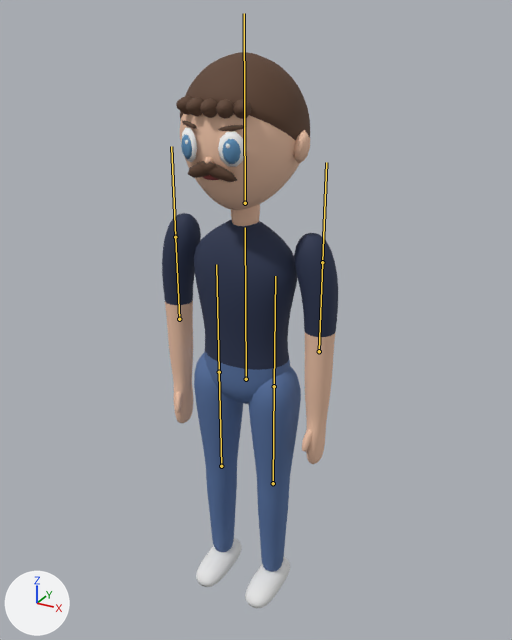
The glTF model models/trainers/george.glb: old version first, new version second.
One viewpoint serves both versions: a 50 mm lens placed at (0.992, -1.74, 1.894), pointed at (-0.033, 0.124, 0.962). The lights are fixed; the arrows at lower left show +X, +Y and +Z. The picture after the commit comes second. The bones that bend it are drawn over the model as lines.

Names of what the first picture shows: 'george'.
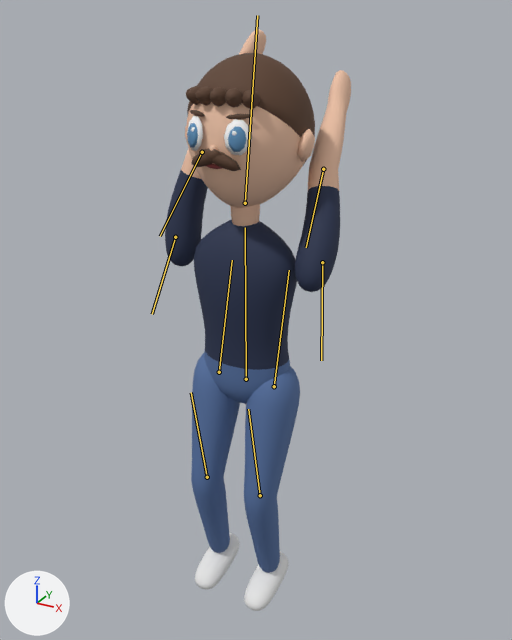
The newer file adds an action. The first version stands in its rest pose; the second is drawn at frame 0 of the action 'Cheer'.

Scene script edits in JSON lines:
```json
{"block": "bone_hipl", "where": "bone_hipl = bpy.data.objects['trainer'].pose.bones['hipL']  # child of 'hips'"}
{"op": "set", "path": "bone_hipl.rotation_quaternion", "old": "(1.0, 0.0, 0.0, 0.0)", "new": "(0.992, -0.125, 0.0, 0.0)", "note": "degrees (0, 0, 0) -> degrees (-14, 0, 0)"}
{"block": "bone_kneel", "where": "bone_kneel = bpy.data.objects['trainer'].pose.bones['kneeL']  # child of 'hipL'"}
{"op": "set", "path": "bone_kneel.rotation_quaternion", "old": "(1.0, 0.0, 0.0, 0.0)", "new": "(0.975, 0.223, 0.0, 0.0)", "note": "degrees (0, 0, 0) -> degrees (26, 0, 0)"}
{"block": "bone_hipr", "where": "bone_hipr = bpy.data.objects['trainer'].pose.bones['hipR']  # child of 'hips'"}
{"op": "set", "path": "bone_hipr.rotation_quaternion", "old": "(1.0, 0.0, 0.0, 0.0)", "new": "(0.992, -0.125, 0.0, 0.0)", "note": "degrees (0, 0, 0) -> degrees (-14, 0, 0)"}
{"block": "bone_kneer", "where": "bone_kneer = bpy.data.objects['trainer'].pose.bones['kneeR']  # child of 'hipR'"}
{"op": "set", "path": "bone_kneer.rotation_quaternion", "old": "(1.0, 0.0, 0.0, 0.0)", "new": "(0.975, 0.223, 0.0, 0.0)", "note": "degrees (0, 0, 0) -> degrees (26, 0, 0)"}
{"block": "bone_head", "where": "bone_head = bpy.data.objects['trainer'].pose.bones['head']  # child of 'torso'"}
{"op": "set", "path": "bone_head.rotation_quaternion", "old": "(1.0, 0.0, 0.0, 0.0)", "new": "(0.997, -0.075, 0.0, 0.0)", "note": "degrees (0, 0, 0) -> degrees (-9, 0, 0)"}
{"block": "bone_shoulderl", "where": "bone_shoulderl = bpy.data.objects['trainer'].pose.bones['shoulderL']  # child of 'torso'"}
{"op": "set", "path": "bone_shoulderl.rotation_quaternion", "old": "(1.0, 0.0, 0.0, 0.0)", "new": "(0.07, 0.986, -0.149, -0.011)", "note": "degrees (0, 0, 0) -> degrees (172, 0, -17)"}
{"block": "bone_elbowl", "where": "bone_elbowl = bpy.data.objects['trainer'].pose.bones['elbowL']  # child of 'shoulderL'"}
{"op": "set", "path": "bone_elbowl.rotation_quaternion", "old": "(1.0, 0.0, 0.0, 0.0)", "new": "(0.985, -0.174, 0.0, 0.0)", "note": "degrees (0, 0, 0) -> degrees (-20, 0, 0)"}
{"block": "bone_shoulderr", "where": "bone_shoulderr = bpy.data.objects['trainer'].pose.bones['shoulderR']  # child of 'torso'"}
{"op": "set", "path": "bone_shoulderr.rotation_quaternion", "old": "(1.0, 0.0, 0.0, 0.0)", "new": "(0.264, 0.953, 0.144, 0.04)", "note": "degrees (0, 0, 0) -> degrees (149, 0, 17)"}
{"block": "bone_elbowr", "where": "bone_elbowr = bpy.data.objects['trainer'].pose.bones['elbowR']  # child of 'shoulderR'"}
{"op": "set", "path": "bone_elbowr.rotation_quaternion", "old": "(1.0, 0.0, 0.0, 0.0)", "new": "(0.985, -0.174, 0.0, 0.0)", "note": "degrees (0, 0, 0) -> degrees (-20, 0, 0)"}
```

Changed parts and their boxes [x1, y1, x2, y2] in the pictures (512 x 640 px):
```json
{"object": "george", "change": "posed", "before": [162, 52, 338, 608], "after": [165, 29, 351, 611]}
{"bone": "hipL", "before": "(219, 372) to (216, 264)", "after": "(219, 372) to (232, 260)"}
{"bone": "kneeL", "before": "(221, 466) to (219, 372)", "after": "(207, 477) to (191, 392)"}
{"bone": "hipR", "before": "(274, 386) to (275, 276)", "after": "(274, 386) to (289, 270)"}
{"bone": "kneeR", "before": "(273, 483) to (274, 386)", "after": "(260, 495) to (248, 409)"}
{"bone": "head", "before": "(245, 203) to (244, 13)", "after": "(245, 203) to (257, 15)"}
{"bone": "shoulderL", "before": "(175, 237) to (171, 146)", "after": "(175, 237) to (152, 314)"}
{"bone": "elbowL", "before": "(179, 319) to (175, 237)", "after": "(202, 152) to (160, 236)"}
{"bone": "shoulderR", "before": "(322, 262) to (326, 162)", "after": "(322, 262) to (321, 360)"}
{"bone": "elbowR", "before": "(319, 351) to (322, 262)", "after": "(323, 169) to (306, 247)"}
```
